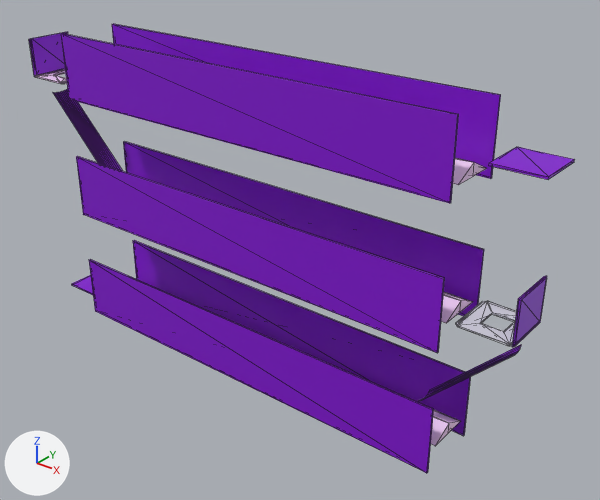
The FBX model TimePunch/Assets/Scenes/punchoff67model.fbx: old version first, new version second.
One viewpoint serves both versions: a camera (50 mm lens) standing at (135.0, -238.0, 100.0) and looking at (-67.0, 14.0, -56.0). The axes (+X, +Y, +Z) are drawn at lower left. The lights are the same throughout. Mesh edges are drawn as thin lines. Where no turn or scale is listed for an object, it has been applied to the vertices.

Objects in the first picture: 'floor_hole_51', 'floor_hole_59', 'porch_floor_center_47', 'porch_floor_center_48', 'porch_floor_center_56', 'porch_floor_center_57', 'porch_floor_center_61', 'porch_floor_center_64', 'porch_floor_center_65', 'roof_canvas_52', 'roof_canvas_60', 'wall_straight_53', 'wall_straight_58'.
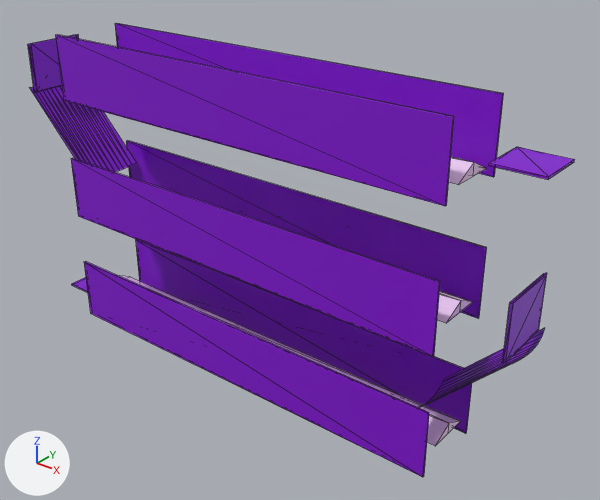
Boxes [x1, y1, x2, y2] around the edits, measured in the pictures (600 x 500 px):
'porch_floor_center_56', reshaped, moved
    before: [61, 34, 459, 203]
    after: [55, 35, 454, 206]
'porch_floor_center_48', moved
    before: [76, 156, 445, 353]
    after: [71, 158, 440, 357]
'porch_floor_center_61', moved
    before: [89, 259, 434, 473]
    after: [84, 261, 429, 477]
'porch_floor_center_47', moved
    before: [123, 141, 484, 316]
    after: [126, 140, 487, 318]
'porch_floor_center_64', moved
    before: [133, 240, 471, 436]
    after: [136, 239, 472, 433]
'porch_floor_center_57', reshaped, moved
    before: [112, 24, 501, 179]
    after: [115, 23, 504, 177]
'roof_canvas_52', moved, rescaled
    before: [53, 89, 122, 171]
    after: [29, 86, 137, 172]
'wall_straight_58', moved, turned, rescaled
    before: [512, 276, 547, 347]
    after: [502, 273, 547, 364]
'roof_canvas_60', moved, rescaled
    before: [418, 345, 521, 401]
    after: [418, 328, 545, 408]
'wall_straight_53', moved, rescaled (30% wider, 28% taller)
    before: [29, 32, 68, 77]
    after: [28, 35, 79, 93]
'porch_floor_center_65', reshaped
    both: [489, 147, 575, 180]
'floor_hole_59', deleted
    before: [456, 301, 516, 346]
'floor_hole_51', deleted
    before: [35, 69, 67, 84]
'slope_default_62', unchanged, uncovered by the edit
    before: [433, 410, 460, 433]
    after: [120, 276, 460, 433]

What changed in the scene script:
```text
Add me_mesh_009_1:
    me_mesh_009_1.from_pydata([(5.0, 0.0, 5.0), (5.0, 0.0, -5.0), (-5.0, 0.0, 5.0), (-5.0, 0.0, -5.0), (5.0, 1.0, -5.0), (5.0, 1.0, 5.0), (-5.0, 1.0, 5.0), (-5.0, 1.0, -5.0)], [], [(0, 2, 1), (3, 1, 2), (4, 5, 1), (0, 1, 5), (0, 5, 2), (6, 2, 5), (3, 2, 7), (6, 7, 2), (3, 7, 1), (4, 1, 7), (4, 7, 5), (6, 5, 7)])
    for i in [10, 11]: me_mesh_009_1.polygons[i].material_index = 1
    me_mesh_009_1.materials.append(mat_roofjade_008)  # purple #8300d3
    me_mesh_009_1.materials.append(mat_roofjade_009)  # purple #8300d3
Remove ob_floor_hole_51:
    ob_floor_hole_51 = bpy.data.objects.new('floor_hole_51', me_mesh_005)
    ob_floor_hole_51.location = (-205.0, 5.0, 0.0)
Change ob_porch_floor_center_56:
    ob_porch_floor_center_56: bpy.data.objects.new('porch_floor_center_56', me_mesh_010) -> bpy.data.objects.new('porch_floor_center_56', me_mesh_009_1)
    ob_porch_floor_center_56.location: (-85.0, 10.0, 10.0) -> (-85.0, 10.0, 13.0)
Change ob_porch_floor_center_48:
    ob_porch_floor_center_48.location: (-85.0, -10.0, -48.0) -> (-85.0, -13.0, -48.0)
Remove ob_floor_hole_59:
    ob_floor_hole_59 = bpy.data.objects.new('floor_hole_59', me_mesh_013)
    ob_floor_hole_59.location = (30.0, 5.0, -52.0)
Change ob_wall_straight_53:
    ob_wall_straight_53.location: (-211.0, 0.0, -5.0) -> (-206.0, -6.0, -4.0)
    ob_wall_straight_53.scale: (1.0, 1.8, 2.0) -> (1.0, 2.3, 2.6)
Change ob_porch_floor_center_47:
    ob_porch_floor_center_47.location: (-85.0, 19.0, -48.0) -> (-85.0, 21.0, -48.0)
Change ob_roof_canvas_60:
    ob_roof_canvas_60.location: (20.0, -78.0, -5.0) -> (23.0, -75.0, -4.0)
    ob_roof_canvas_60.scale: (5.0, 1.0, 1.0) -> (5.4, 2.2, 3.0)
Change ob_porch_floor_center_65:
    ob_porch_floor_center_65: bpy.data.objects.new('porch_floor_center_65', me_mesh_019) -> bpy.data.objects.new('porch_floor_center_65', me_mesh_015)
Change ob_wall_straight_58:
    ob_wall_straight_58.location: (46.0, -52.0, -5.0) -> (45.0, -57.0, -4.0)
    ob_wall_straight_58.rotation_euler: (0.0, 3.142, 0.0) -> (-3.142, 0.0, 0.0)  # degrees (0, 180, 0) -> degrees (-180, 0, 0)
    ob_wall_straight_58.scale: (1.0, 1.8, 2.0) -> (-1.0, -2.3, -2.6)
Change ob_roof_canvas_52:
    ob_roof_canvas_52.location: (-194.0, -26.0, -5.0) -> (-195.0, -23.0, -4.0)
    ob_roof_canvas_52.scale: (5.0, 1.0, 1.0) -> (5.4, 2.2, 3.0)
Change ob_porch_floor_center_61:
    ob_porch_floor_center_61.location: (-85.0, -103.0, 10.0) -> (-85.0, -103.0, 13.0)
Change ob_porch_floor_center_57:
    ob_porch_floor_center_57: bpy.data.objects.new('porch_floor_center_57', me_mesh_011) -> bpy.data.objects.new('porch_floor_center_57', me_mesh_010)
    ob_porch_floor_center_57.location: (-85.0, 10.0, -19.0) -> (-85.0, 10.0, -21.0)
Change ob_porch_floor_center_64:
    ob_porch_floor_center_64.location: (-85.0, 19.0, -103.0) -> (-85.0, 21.0, -103.0)
```
